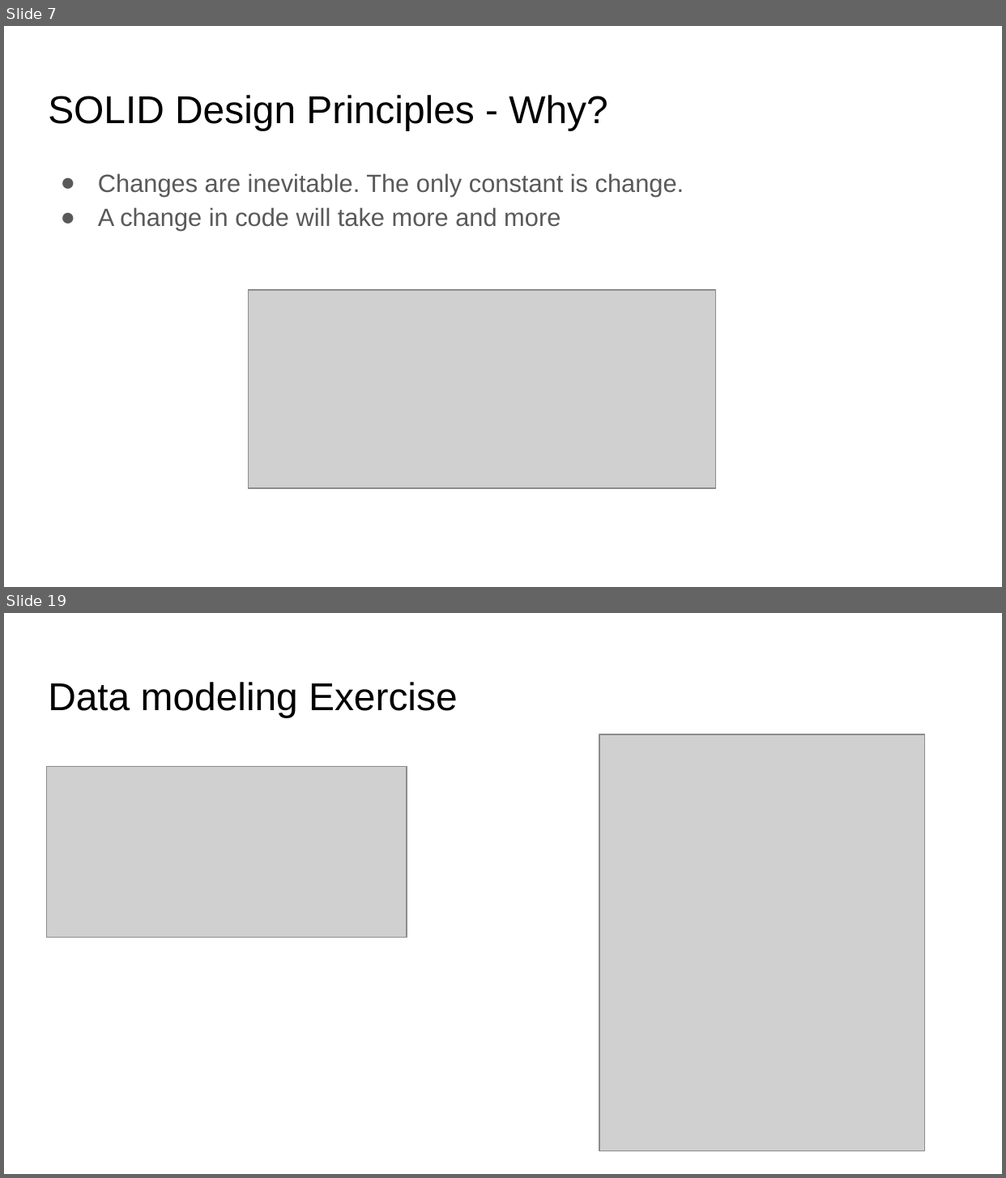
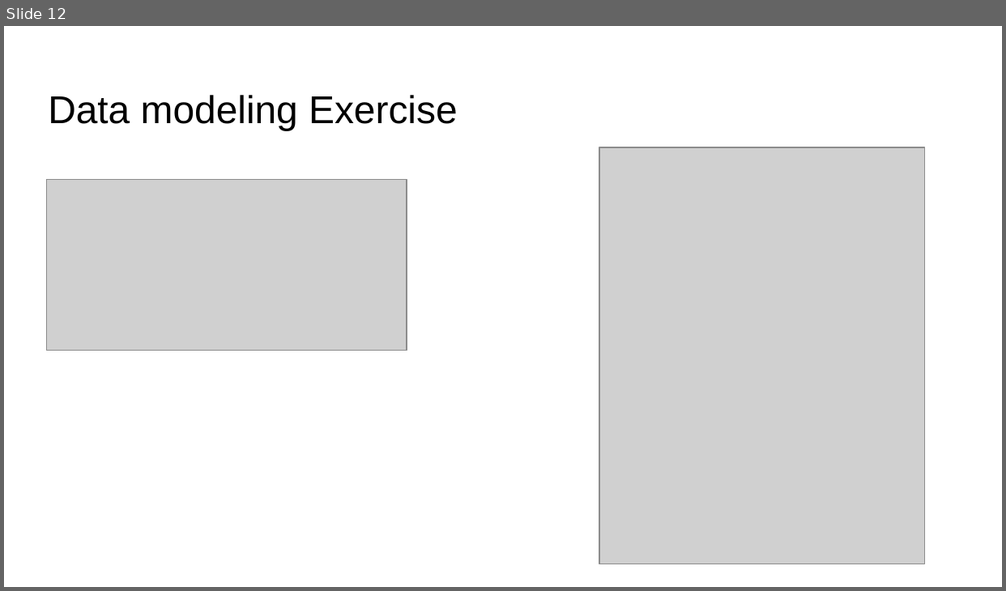
Before and after one commit to coroveiandrei/UTCNSoftwareDesignLab, a slide deck: lab2/Slides.pptx. Shown one above the other, each under a label of ours: slides 7 and 19 before the commit, slide 12 after it; the slides between them are not shown. The pictures are 1006x1178 and 1006x591 pixels, drawn with LibreOffice and Linux fonts; fonts in the diff are those of the drawing; grey boxes stand for pictures. Boxes give left, top, right and bottom in pixels: in the first picture for what was removed or moved away, otherwise in the second. Text is boxed around its words. In the diff, an @@ line names an element or a change of style, - is before the commit and + after.

```diff
--- a/lab2/Slides.pptx
+++ b/lab2/Slides.pptx
@@ slide 7 removed at (4,26,1002,587), background #FFFFFF @@
@@ title removed at (48,95,607,130) @@
-SOLID Design Principles - Why?
@@ text removed at (98,173,684,231) @@
-● Changes are inevitable. The only constant is change.
-● A change in code will take more and more
@@ picture removed at (249,290,717,489) @@
@@ what was slide 19 is now slide 12 @@
```
Also in this commit, not shown: 3 slides changed, 8 slides added, 14 other slides removed.
